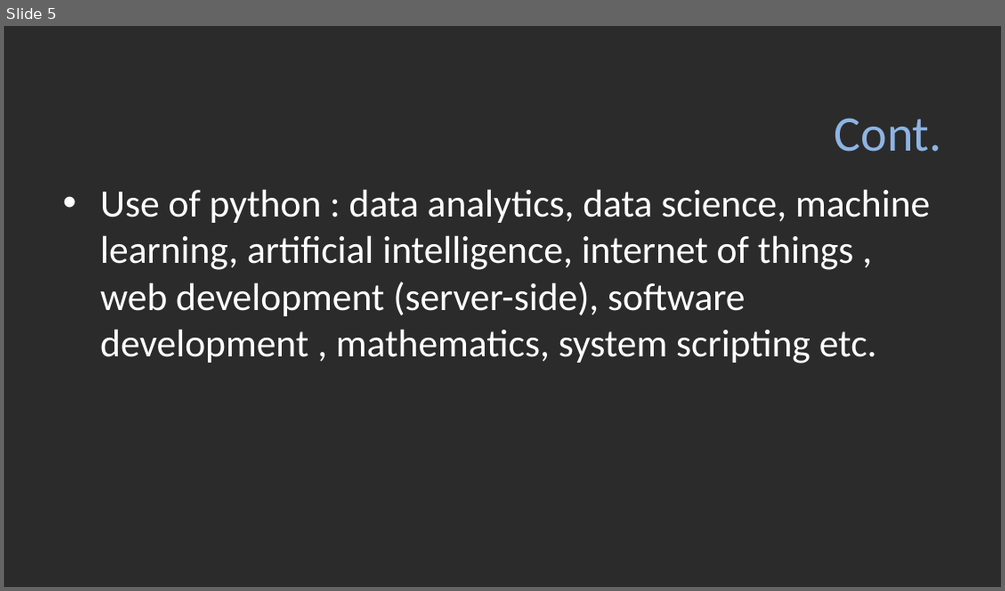
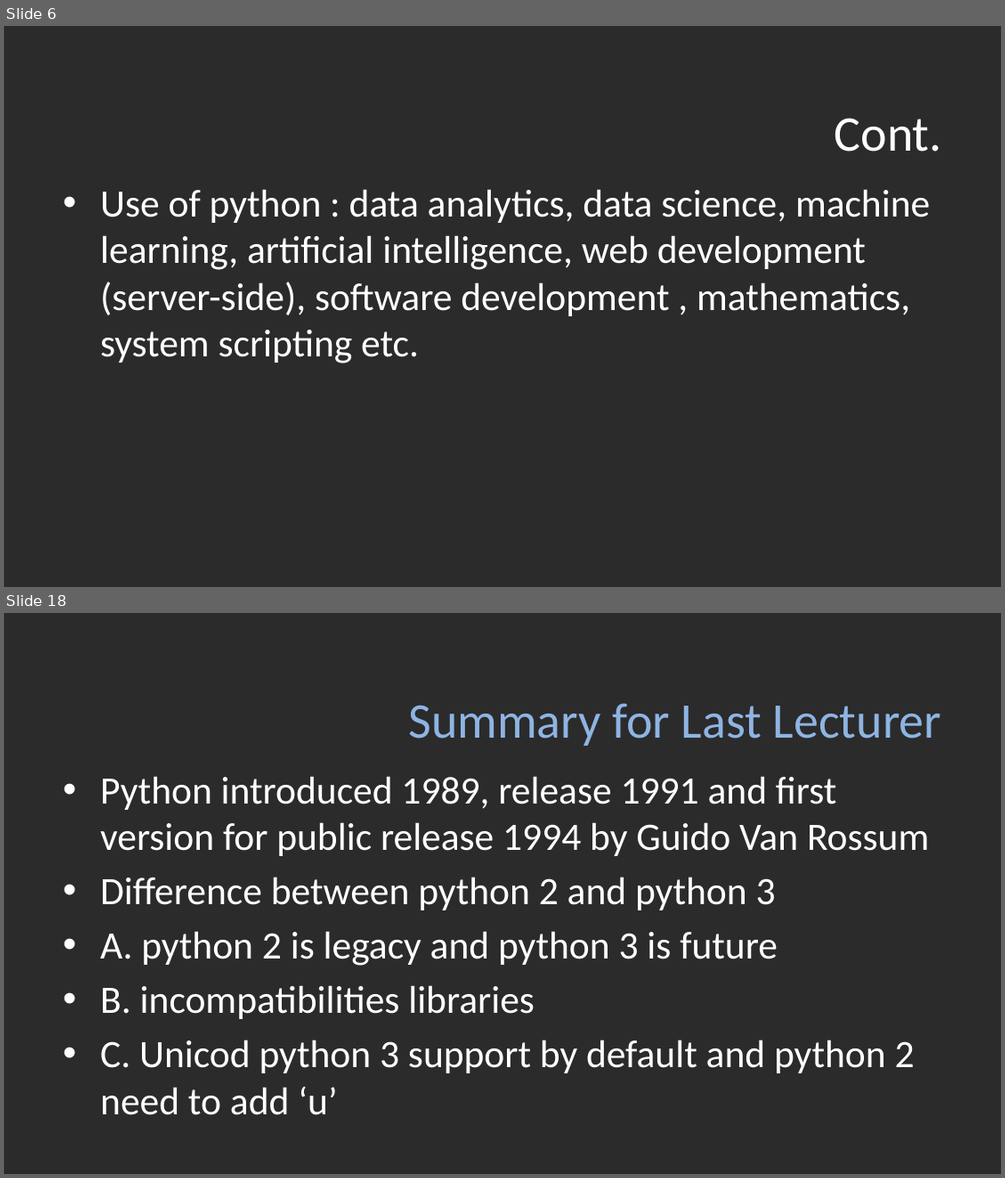
Before and after one commit to zakariahujale/python, a slide deck: unit1part1.pptx. Shown one above the other, each under a label of ours: slide 5 before the commit, slides 6 and 18 after it; the slides between them are not shown. The pictures are 1005x591 and 1005x1178 pixels, drawn with LibreOffice and Linux fonts; fonts in the diff are those of the drawing; background and template pictures are left out; a plain dark background stands for a picture behind light text. Boxes give left, top, right and bottom in pixels: in the first picture for what was removed or moved away, otherwise in the second. Text is boxed around its words. In the diff, an @@ line names an element or a change of style, - is before the commit and + after.

```diff
--- a/unit1part1.pptx
+++ b/unit1part1.pptx
@@ slide 18 added at bbox=[4, 613, 1001, 1174], background picture (left out) @@
@@ title added at bbox=[408, 703, 941, 746], 36 pt, text #8EB4E3 @@
+Summary for Last Lecturer
@@ text added at bbox=[100, 776, 929, 1115], 28 pt, text #FFFFFF @@
+• Python introduced 1989, release 1991 and first version for public release 1994 by Guido Van Rossum
+• Difference between python 2 and python 3
+• A. python 2 is legacy and python 3 is future
+• B. incompatibilities libraries
+• C. Unicod python 3 support by default and python 2 need to add ‘u’
@@ what was slide 5 is now slide 6 @@
@@ slide 6 changed as well @@
@@ title "Cont." at bbox=[834, 118, 942, 151]: text colour #8EB4E3 to #FFFFFF @@
@@ text at bbox=[100, 189, 930, 363]: text changed @@
-• Use of python : data analytics, data science, machine learning, artificial intelligence, internet of things , web development (server-side), software development , mathematics, system scripting etc.
+• Use of python : data analytics, data science, machine learning, artificial intelligence, web development (server-side), software development , mathematics, system scripting etc.
```
Also in this commit, not shown: 4 other slides changed, 26 other slides added, 4 slides removed, 24 other files.
